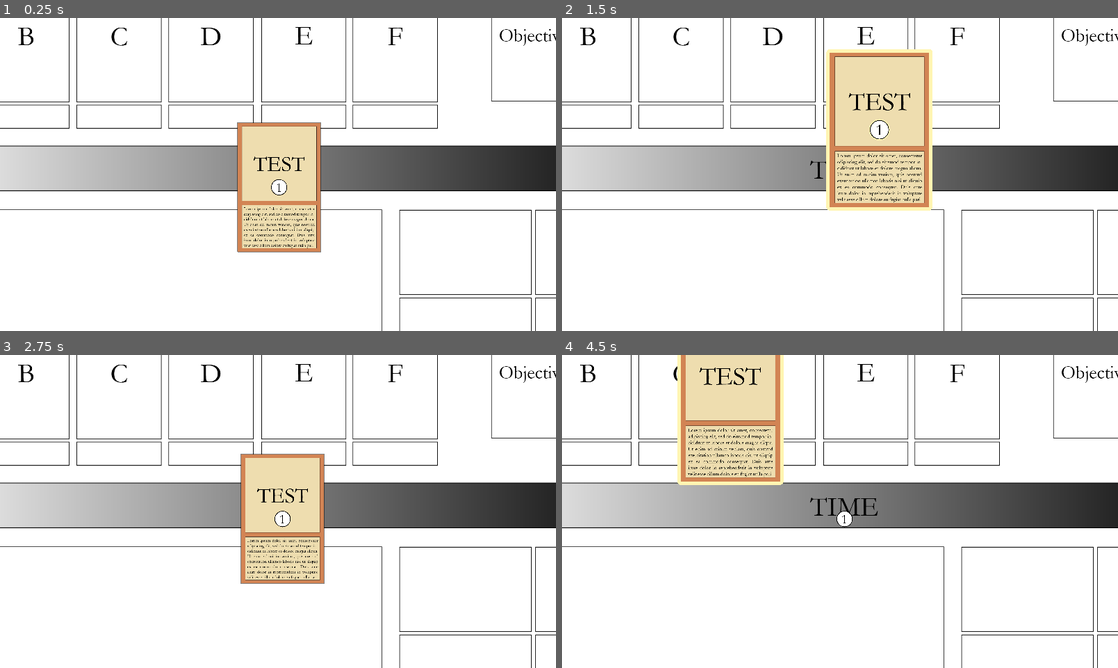
Above: before the commit, frames 1-4 (two rows, left to right).
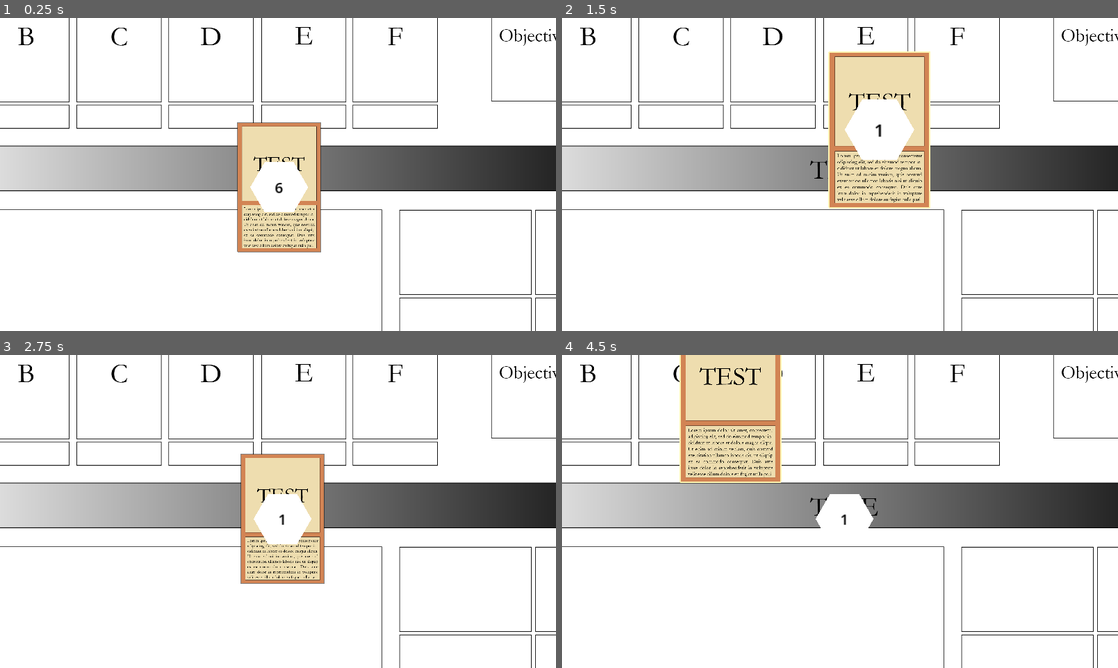
Above: after the commit, the same moments.

Repository: jakabd/BoardGame
Game: Godot game, scene res://Scenes/Main.tscn
Two runs of this game, one before a commit and one after it. Both use one fixed random seed, a clock stepped at 60 frames per second and the inputs below. This scene is started directly instead of the project's main scene.
Inputs (mouse positions are in pixels of both pictures, inside the frame that each line leads up to):
- Up to frame 1 (0.25 s): no input
- Up to frame 2 (1.5 s): tap Enter at 0.5 s; drag from (840, 187) to (895, 105) at 0.52 s; drag from (890, 108) to (840, 187) at 1.27 s
- Up to frame 3 (2.75 s): move the mouse to (333, 442) at 2.02 s; click (333, 442) at 2.17 s
- Up to frame 4 (4.5 s): tap Space at 2.75 s; drag from (812, 574) to (673, 464) at 2.77 s; move the mouse to (1006, 558) at 3.52 s; click (1006, 558) at 3.67 s; tap Enter at 4.25 s; drag from (673, 464) to (756, 433) at 4.27 s

The runs differ from the first frame. In frame 1, 1.2% of the frame differs, in the area x 45-56%, y 46-62%; in frame 2, 2.3%, in the area x 47-67%, y 10-62%; in frame 3, 1.2%; in frame 4, 1.3%.

Commit message:
Dice stuff.

Diff:
--- a/Scenes/Card.tscn
+++ b/Scenes/Card.tscn
@@ -16,12 +16,13 @@
 [sub_resource type="RectangleShape2D" id="RectangleShape2D_elumb"]
 size = Vector2(286, 445)
 
-[node name="Card" type="Area2D"]
+[node name="Card" type="Area2D" node_paths=PackedStringArray("_texture")]
 z_index = 1
 collision_mask = 7
 script = ExtResource("1_dobng")
+_texture = NodePath("CardTexture")
 
-[node name="Texture" type="Sprite2D" parent="."]
+[node name="CardTexture" type="Sprite2D" parent="."]
 material = SubResource("ShaderMaterial_uyac5")
 scale = Vector2(0.5, 0.5)
 texture = ExtResource("3_1pubs")
--- a/Scenes/Dice.tscn
+++ b/Scenes/Dice.tscn
@@ -1,28 +1,42 @@
-[gd_scene load_steps=4 format=3 uid="uid://c14tykqy5y4kv"]
+[gd_scene load_steps=6 format=3 uid="uid://c14tykqy5y4kv"]
 
 [ext_resource type="Script" path="res://Scripts/Dice.gd" id="1_dw1vo"]
+[ext_resource type="Shader" path="res://Shaders/HighlightShader.gdshader" id="2_q675f"]
+
+[sub_resource type="ShaderMaterial" id="ShaderMaterial_atlq4"]
+shader = ExtResource("2_q675f")
+shader_parameter/color = Color(0, 0, 0, 0.5)
+shader_parameter/width = 1.0
+shader_parameter/pattern = 2
+shader_parameter/inside = false
+shader_parameter/add_margins = false
+shader_parameter/isHighlighted = false
 
 [sub_resource type="RectangleShape2D" id="RectangleShape2D_a82eb"]
-size = Vector2(70, 61)
+size = Vector2(100, 99)
 
 [sub_resource type="LabelSettings" id="LabelSettings_s8qy6"]
-font_size = 40
+font_size = 50
+font_color = Color(0, 0, 0, 1)
 
-[node name="Dice" type="Area2D"]
+[node name="Dice" type="Area2D" node_paths=PackedStringArray("_texture")]
 z_index = 1
+material = SubResource("ShaderMaterial_atlq4")
 collision_layer = 2
 collision_mask = 7
 script = ExtResource("1_dw1vo")
+_texture = NodePath(".")
 
 [node name="CollisionShape2D" type="CollisionShape2D" parent="."]
 position = Vector2(0, 0.5)
+scale = Vector2(2, 2)
 shape = SubResource("RectangleShape2D_a82eb")
 
-[node name="Label" type="Label" parent="."]
-offset_left = -35.0
-offset_top = -30.0
-offset_right = 35.0
-offset_bottom = 31.0
+[node name="NumberLabel" type="Label" parent="."]
+offset_left = -40.0
+offset_top = -39.0
+offset_right = 40.0
+offset_bottom = 40.0
 text = "6"
 label_settings = SubResource("LabelSettings_s8qy6")
 horizontal_alignment = 1
--- a/Scenes/Main.tscn
+++ b/Scenes/Main.tscn
@@ -1,9 +1,10 @@
-[gd_scene load_steps=5 format=3 uid="uid://bkufbfi4pgf17"]
+[gd_scene load_steps=6 format=3 uid="uid://bkufbfi4pgf17"]
 
 [ext_resource type="Script" path="res://Scripts/Main.gd" id="1_x0r1p"]
 [ext_resource type="PackedScene" uid="uid://dndguvvlhi0ju" path="res://Scenes/Board.tscn" id="2_x3gvr"]
 [ext_resource type="PackedScene" uid="uid://nsaaroym6lqr" path="res://Scenes/Card.tscn" id="3_lxpsr"]
 [ext_resource type="PackedScene" uid="uid://cvob8micbe0ff" path="res://Scenes/Marker.tscn" id="4_pjvub"]
+[ext_resource type="PackedScene" uid="uid://c14tykqy5y4kv" path="res://Scenes/Dice.tscn" id="5_l3j3q"]
 
 [node name="Main" type="Node"]
 script = ExtResource("1_x0r1p")
@@ -33,4 +34,6 @@
 
 [node name="Die" type="Node" parent="."]
 
+[node name="Dice" parent="Die" instance=ExtResource("5_l3j3q")]
+
 [connection signal="mouse_exited" from="Cards/Card" to="." method="_on_card_area_2d_mouse_exited"]
--- a/Scenes/Marker.tscn
+++ b/Scenes/Marker.tscn
@@ -16,13 +16,14 @@
 [sub_resource type="CircleShape2D" id="CircleShape2D_cddce"]
 radius = 28.0045
 
-[node name="Marker" type="Area2D"]
+[node name="Marker" type="Area2D" node_paths=PackedStringArray("_texture")]
 z_index = 1
 collision_layer = 2
 collision_mask = 7
 script = ExtResource("1_mtgre")
+_texture = NodePath("MarkerTexture")
 
-[node name="Texture" type="Sprite2D" parent="."]
+[node name="MarkerTexture" type="Sprite2D" parent="."]
 material = SubResource("ShaderMaterial_je8ua")
 scale = Vector2(0.14, 0.14)
 texture = ExtResource("3_py0bu")
--- a/Scripts/Dice.gd
+++ b/Scripts/Dice.gd
@@ -1 +1,35 @@
 extends "res://Scripts/Throwable.gd"
+
+var _maxNumber : int = 12
+var _sides : int = 6
+var _size : int = 100
+var _color : Color = Color("ffffff")
+var _currentNumber : int = 1
+
+var _polygon : PackedVector2Array
+
+func _process(_delta):
+	super._process(_delta)
+	if randi_range(1,100) == 1:
+		Reroll()
+
+func _draw():
+	if not _polygon:
+		_polygon = CreatePolygon()
+	draw_polygon(_polygon, [_color])
+
+func Reroll():
+	_currentNumber = randi_range(1, _maxNumber)
+	$NumberLabel.text = str(_currentNumber)
+
+func CreatePolygon() -> PackedVector2Array:
+	var vertices : PackedVector2Array = []
+	for point in range(0,_sides):
+		var angle = (point/float(_sides))*PI*2
+		#Rotate even polygons by half the angle between two vertices, so they have a flat edge down/upwards
+		if _sides % 2 == 0:
+			angle = angle + 1./_sides*PI
+		var vertex = Vector2(sin(angle)*_size, cos(angle)*_size)
+		print(vertex)
+		vertices.append(vertex)
+	return vertices
--- /dev/null
+++ b/Scripts/DiceDrawer.gd
@@ -0,0 +1,12 @@
+extends Sprite2D
+
+@export var _polygon : PackedVector2Array
+@export var _color : Color
+
+func _draw():
+	draw_line(Vector2(1.5, 1.0), Vector2(1.5, 4.0), Color.GREEN, 1.0)
+	draw_line(Vector2(4.0, 1.0), Vector2(4.0, 4.0), Color.GREEN, 2.0)
+	draw_line(Vector2(7.5, 1.0), Vector2(7.5, 4.0), Color.GREEN, 3.0)
+	if _polygon:
+		draw_polygon(_polygon, [_color])
+		print("draw")
--- a/Scripts/Marker.gd
+++ b/Scripts/Marker.gd
@@ -1,4 +1 @@
 extends "res://Scripts/Throwable.gd"
-
-func _draw():
-	pass  # Your draw commands here.
--- a/Scripts/Pickable.gd
+++ b/Scripts/Pickable.gd
@@ -58,8 +58,8 @@
 	_orig_z_index = z_index
 	z_index = _selected_z_index
 
-	var borderWidth = $Texture.material.get_shader_parameter("width")
-	$Texture.material.set_shader_parameter("width", borderWidth*5)
+	var borderWidth = _texture.material.get_shader_parameter("width")
+	_texture.material.set_shader_parameter("width", borderWidth*2)
 
 	if _tween:
 		_tween.kill()
@@ -75,8 +75,8 @@
 	_velocity = Vector2(0,0)
 
 
-	var borderWidth = $Texture.material.get_shader_parameter("width")
-	$Texture.material.set_shader_parameter("width", borderWidth/5)
+	var borderWidth = _texture.material.get_shader_parameter("width")
+	_texture.material.set_shader_parameter("width", borderWidth/2)
 
 	if _tween:
 		_tween.kill()
--- a/Scripts/Selectable.gd
+++ b/Scripts/Selectable.gd
@@ -1,7 +1,11 @@
 class_name Selectable extends Area2D
 
+@export var _texture : Node2D
+
 func _on_mouse_entered():
-	$Texture.material.set_shader_parameter("color", Vector4(1.0, 0.96, 0.7,1.0))
+	if _texture:
+		_texture.material.set_shader_parameter("color", Vector4(1.0, 0.96, 0.7,1.0))
 
 func _on_mouse_exited():
-	$Texture.material.set_shader_parameter("color", Vector4(0.0, 0.0, 0.0, 0.5))
+	if _texture:
+		_texture.material.set_shader_parameter("color", Vector4(0.0, 0.0, 0.0, 0.5))
